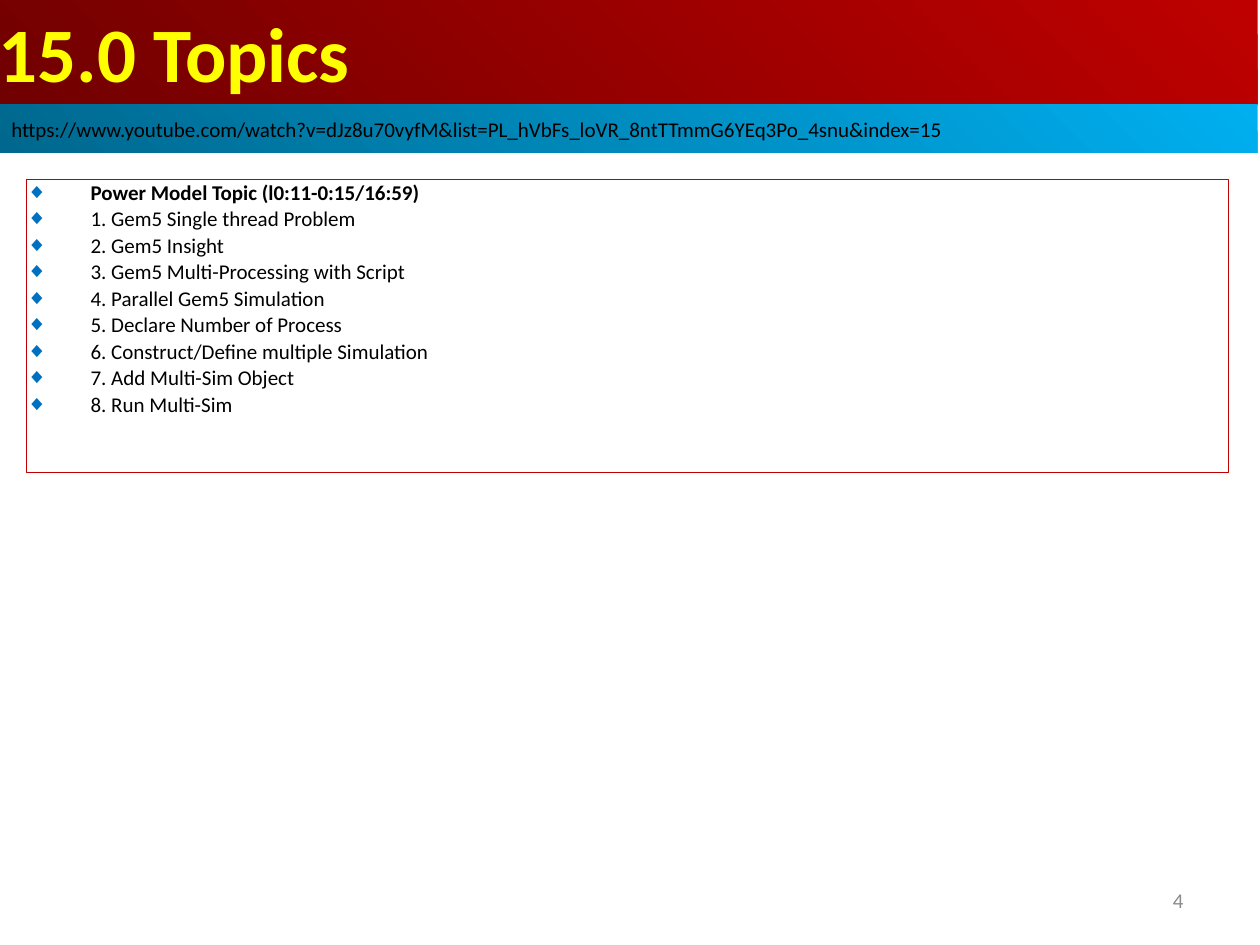
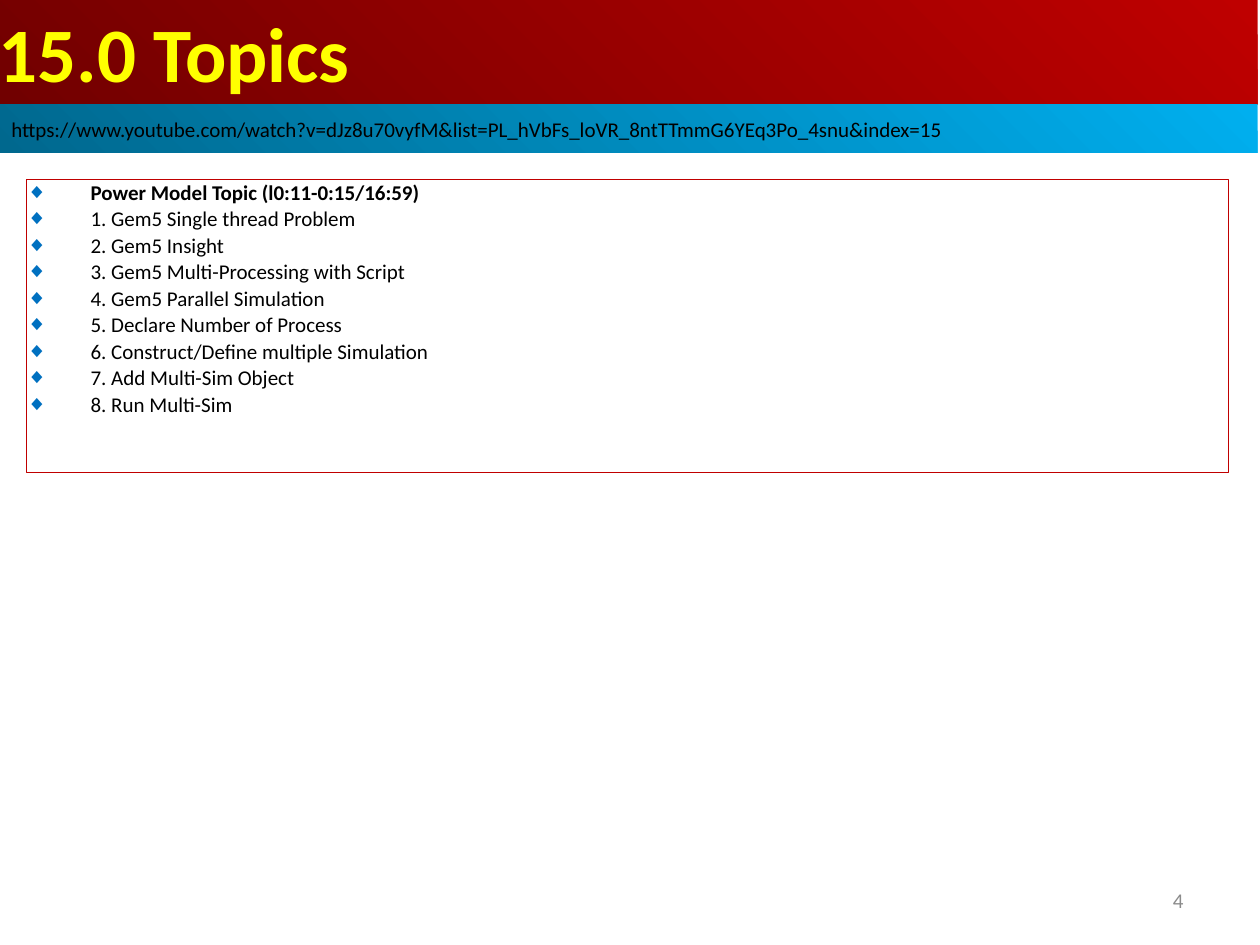
Before and after one commit to peterhchen/AIU_CS850_Gem5_McPAT, a slide deck: slide 4 of 050_Gem5/015.MultiSim/000_Video/015.MultiSim.ppt. Drawn at 1260x945 pixels with LibreOffice and Linux fonts; fonts in the diff are those of the drawing. Boxes give left, top, right and bottom in pixels: in the first picture for what was removed or moved away, otherwise in the second. Text is boxed around its words. In the diff, an @@ line names an element or a change of style, - is before the commit and + after.

```diff
--- a/050_Gem5/015.MultiSim/000_Video/015.MultiSim.ppt
+++ b/050_Gem5/015.MultiSim/000_Video/015.MultiSim.ppt
@@ text in rectangle at [91, 291, 325, 306]: text changed @@
-◆ 4. Parallel Gem5 Simulation
+◆ 4. Gem5 Parallel Simulation
```
Also in this commit, not shown: 3 slides added.
